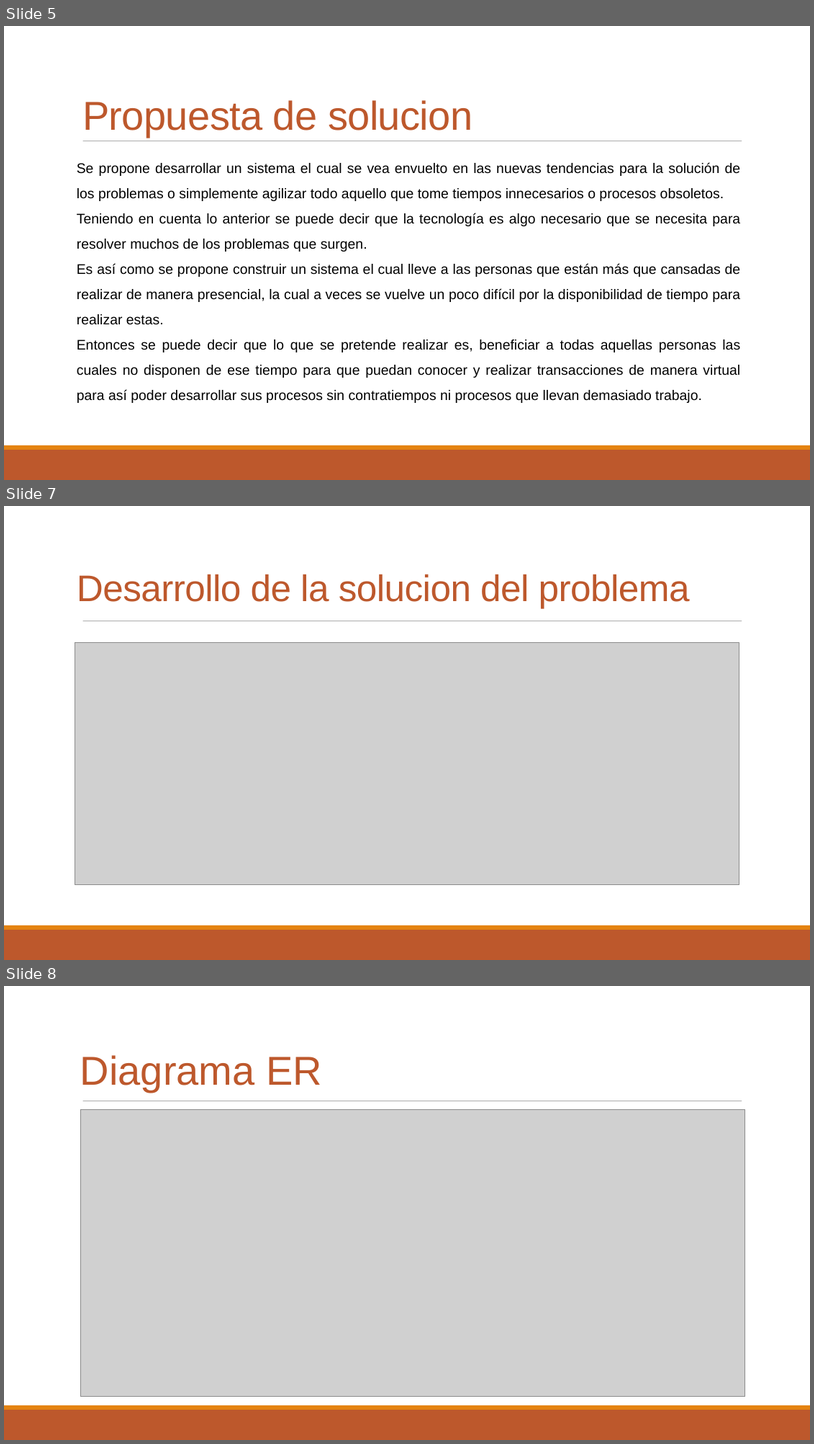
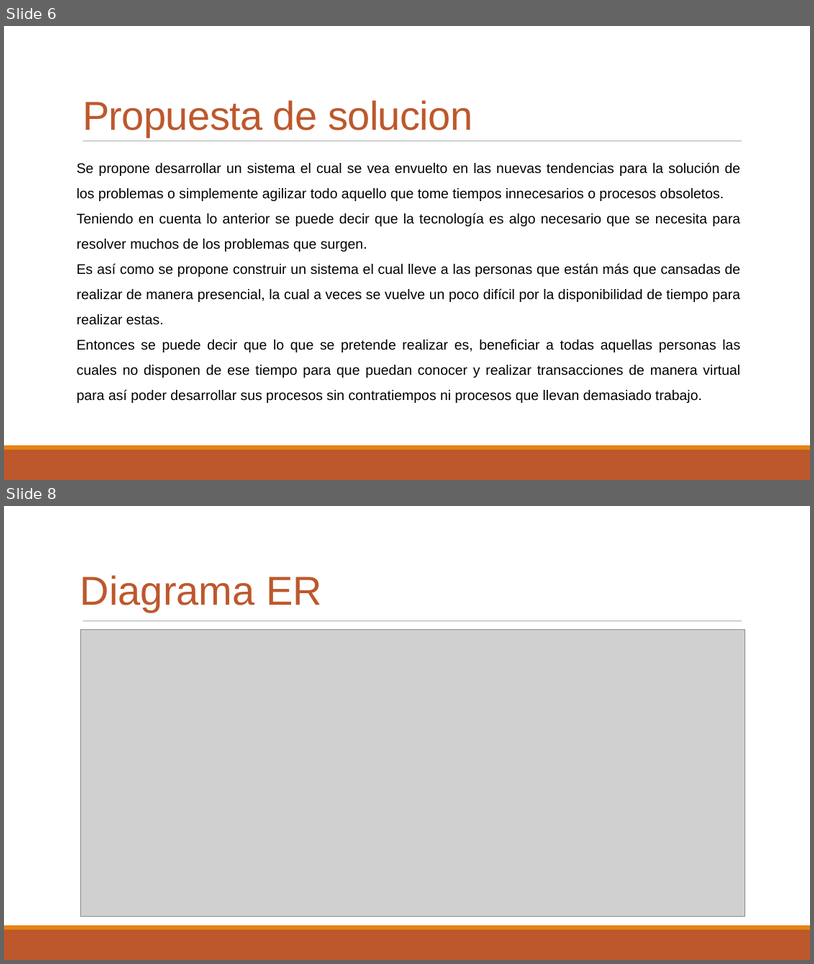
Before and after one commit to Edwinutec2017/tesisoracle-, a slide deck: nuevo/diapositiva_policomerce.pptx. Shown one above the other, each under a label of ours: slides 5, 7 and 8 before the commit, slides 6 and 8 after it; the slides between them are not shown. The pictures are 814x1444 and 814x964 pixels, drawn with LibreOffice and Linux fonts; fonts in the diff are those of the drawing; grey boxes stand for pictures. Boxes give left, top, right and bottom in pixels: in the first picture for what was removed or moved away, otherwise in the second. Text is boxed around its words. In the diff, an @@ line names an element or a change of style, - is before the commit and + after.

```diff
--- a/nuevo/diapositiva_policomerce.pptx
+++ b/nuevo/diapositiva_policomerce.pptx
@@ slide 7 removed at <box>4,506,810,960</box>, background #FFFFFF; not listed: 3 template elements that a slide beside it also shows @@
@@ title removed at <box>77,574,690,608</box> @@
-Desarrollo de la solucion del problema
@@ picture removed at <box>75,642,740,885</box> @@
@@ what was slide 5 is now slide 6 @@
```
Also in this commit, not shown: 3 slides changed, 1 slide added.
